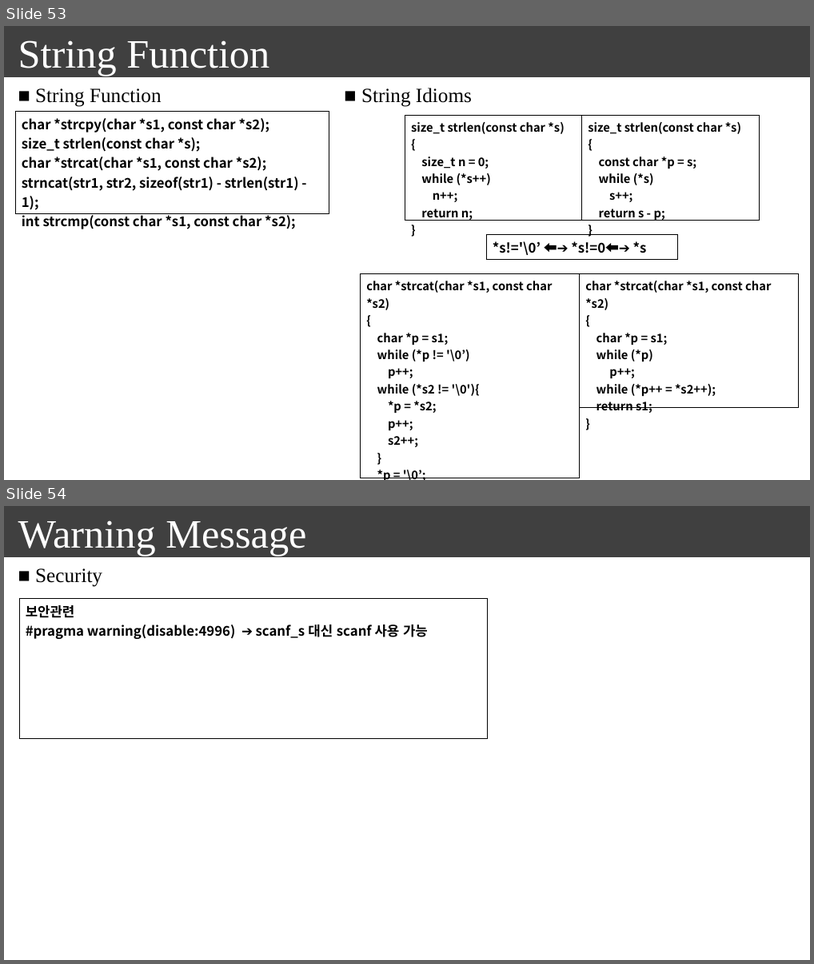
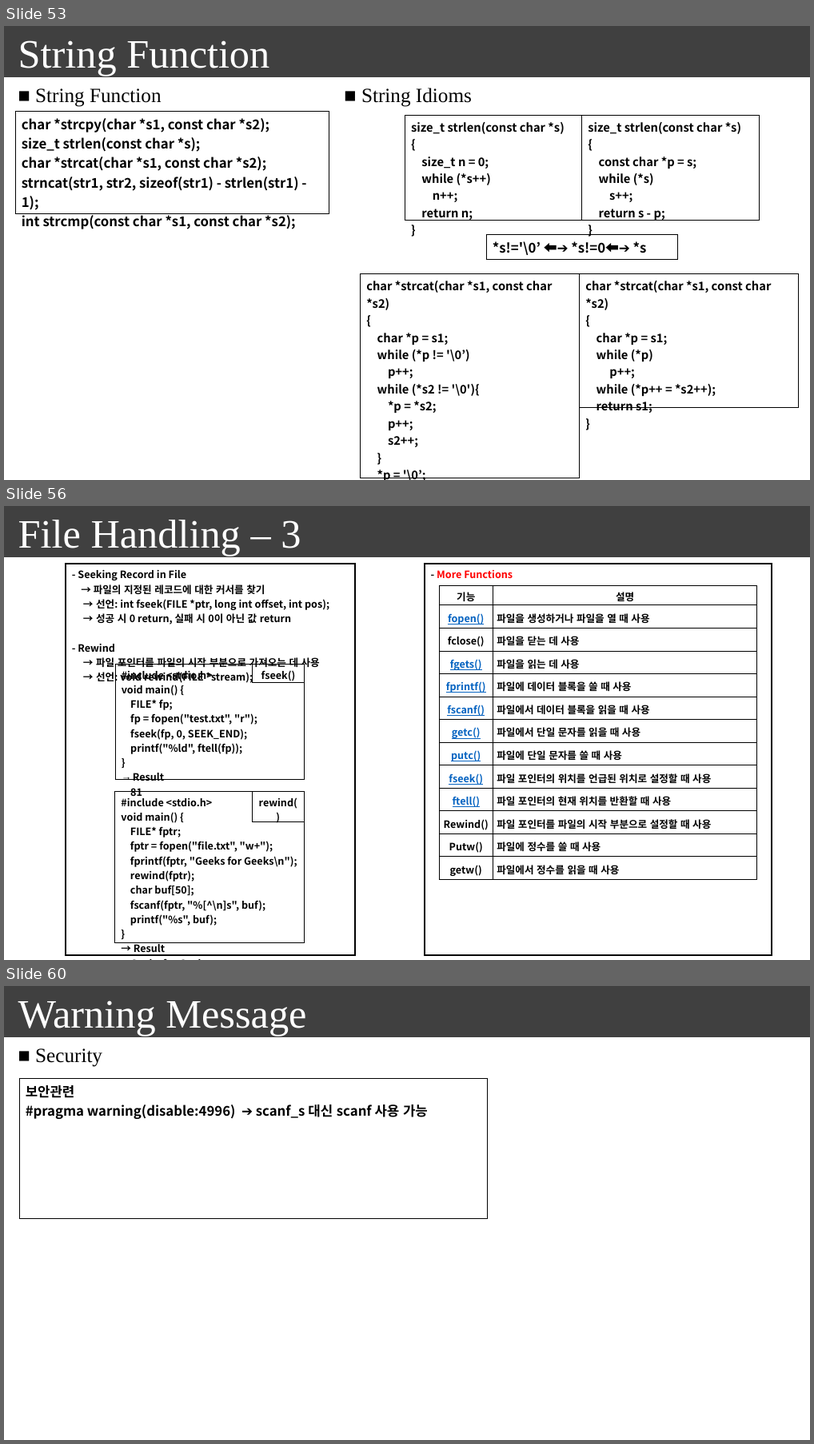
Before and after one commit to seonghokim/Study, a slide deck: everything in c.pptx. Shown one above the other, each under a label of ours: slides 53 and 54 before the commit, slides 53, 56 and 60 after it; the slides between them are not shown. The pictures are 814x964 and 814x1444 pixels, drawn with LibreOffice and Linux fonts; fonts in the diff are those of the drawing. Boxes give left, top, right and bottom in pixels: in the first picture for what was removed or moved away, otherwise in the second. Text is boxed around its words. In the diff, an @@ line names an element or a change of style, - is before the commit and + after.

Commit message:
20240107_summarize C
remainder: Standard input/output function summarization and etc.

```diff
--- a/everything in c.pptx
+++ b/everything in c.pptx
@@ slide 56 added at (x1=4, y1=506, x2=810, y2=960), background #FFFFFF; not listed: 1 template element that a slide beside it also shows @@
@@ text added at (x1=18, y1=520, x2=301, y2=556), 48 pt, text #FFFFFF @@
+File Handling – 3
@@ table added at (x1=66, y1=564, x2=355, y2=956), 1 rows, 1 columns @@
+- Seeking Record in File / → 파일의 지정된 레코드에 대한 커서를 찾기 / → 선언: int fseek(FILE *ptr, long int offset, int pos); / → 성공 시 0 return, 실패 시 0이 아닌 값 return / - Rewind / → 파일 포인터를 파일의 시작 부분으로 가져오는 데 사용 / → 선언: void rewind(FILE *stream);
@@ table added at (x1=425, y1=564, x2=772, y2=956), 1 rows, 1 columns @@
+- More Functions
@@ table added at (x1=439, y1=585, x2=758, y2=880), 13 rows, 2 columns @@
+기능 | 설명
+fopen() | 파일을 생성하거나 파일을 열 때 사용
+fclose() | 파일을 닫는 데 사용
+fgets() | 파일을 읽는 데 사용
+fprintf() | 파일에 데이터 블록을 쓸 때 사용
+fscanf() | 파일에서 데이터 블록을 읽을 때 사용
+getc() | 파일에서 단일 문자를 읽을 때 사용
+putc() | 파일에 단일 문자를 쓸 때 사용
+fseek() | 파일 포인터의 위치를 언급된 위치로 설정할 때 사용
+ftell() | 파일 포인터의 현재 위치를 반환할 때 사용
+Rewind() | 파일 포인터를 파일의 시작 부분으로 설정할 때 사용
+Putw() | 파일에 정수를 쓸 때 사용
+getw() | 파일에서 정수를 읽을 때 사용
@@ table added at (x1=115, y1=664, x2=305, y2=799), 1 rows, 1 columns @@
+#include <stdio.h> / void main() { / FILE* fp; / fp = fopen("test.txt", "r"); / fseek(fp, 0, SEEK_END); / printf("%ld", ftell(fp)); / } / Result / 81
@@ table added at (x1=253, y1=664, x2=304, y2=684), 1 rows, 1 columns @@
+fseek()
@@ table added at (x1=115, y1=792, x2=305, y2=958), 1 rows, 1 columns @@
+#include <stdio.h> / void main() { / FILE* fptr; / fptr = fopen("file.txt", "w+"); / fprintf(fptr, "Geeks for Geeks\n"); / rewind(fptr); / char buf[50]; / fscanf(fptr, "%[^\n]s", buf); / printf("%s", buf); / } / → Result / Geeks for Geeks
@@ table added at (x1=253, y1=792, x2=304, y2=812), 1 rows, 1 columns @@
+rewind()
@@ what was slide 54 is now slide 60 @@
```
Also in this commit, not shown: 2 slides changed, 5 other slides added.
